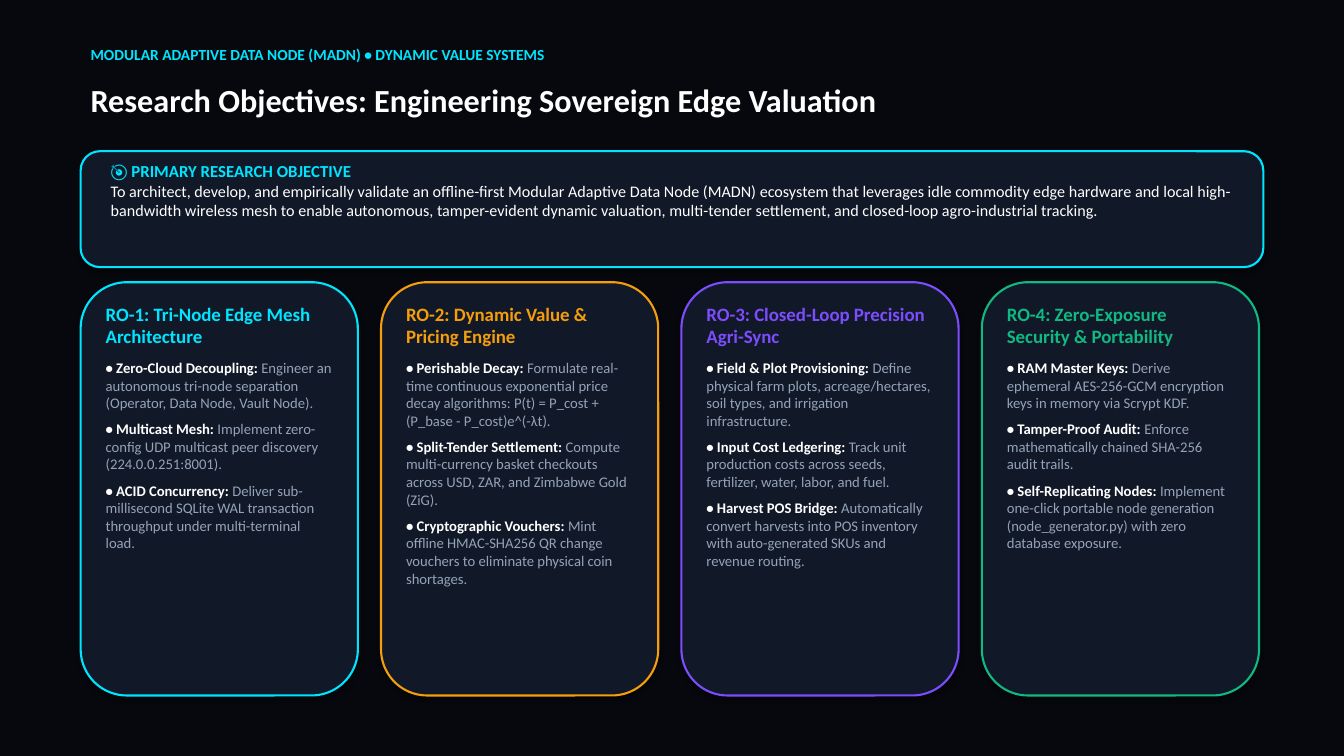
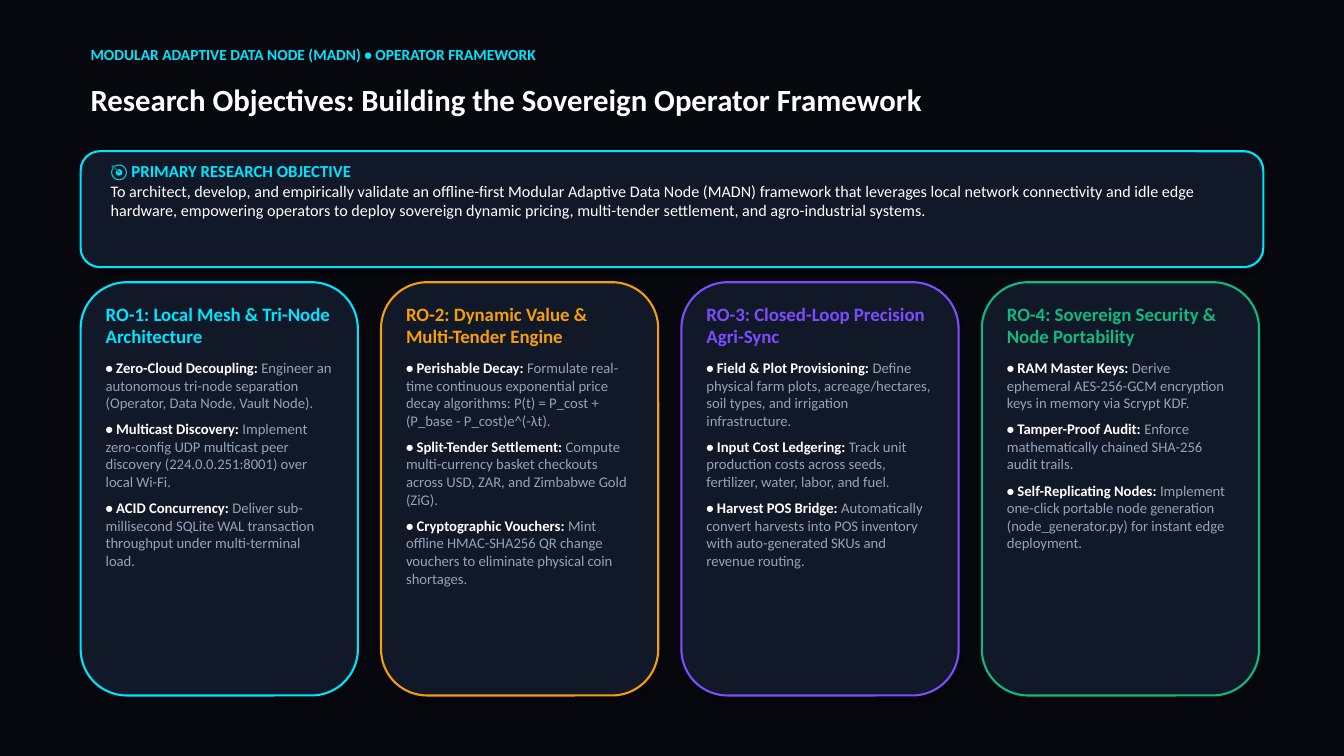
Before and after one commit to pmd742omni/2026-02-15-Sun-2055-Modular-Adaptive-Data-Node--MAD---Node--for-Dynamic-Value-Systems, a slide deck: slide 4 of 01_Documentation_and_Thesis/MADN_Dynamic_Value_Systems_Presentation.pptx. Drawn at 1344x756 pixels with LibreOffice and Linux fonts; fonts in the diff are those of the drawing. Boxes give left, top, right and bottom in pixels: in the first picture for what was removed or moved away, otherwise in the second. Text is boxed around its words. In the diff, an @@ line names an element or a change of style, - is before the commit and + after.

Commit message:
2026-08-27 Thu 0850: Instant Profile Settings Visual Feedback and Refocused Local Operator Presentation (Ukusebenza 1.19.23)

```diff
--- a/01_Documentation_and_Thesis/MADN_Dynamic_Value_Systems_Presentation.pptx
+++ b/01_Documentation_and_Thesis/MADN_Dynamic_Value_Systems_Presentation.pptx
@@ text at (91, 48, 535, 62): text changed @@
-MODULAR ADAPTIVE DATA NODE (MADN) • DYNAMIC VALUE SYSTEMS
+MODULAR ADAPTIVE DATA NODE (MADN) • OPERATOR FRAMEWORK
@@ text at (91, 89, 922, 117): text changed; size 23 to 22 pt @@
-Research Objectives: Engineering Sovereign Edge Valuation
+Research Objectives: Building the Sovereign Operator Framework
@@ text at (111, 185, 1194, 219): text changed @@
-To architect, develop, and empirically validate an offline-first Modular Adaptive Data Node (MADN) ecosystem that leverages idle commodity edge hardware and local high-bandwidth wireless mesh to enable autonomous, tamper-evident dynamic valuation, multi-tender settlement, and closed-loop agro-industrial tracking.
+To architect, develop, and empirically validate an offline-first Modular Adaptive Data Node (MADN) framework that leverages local network connectivity and idle edge hardware, empowering operators to deploy sovereign dynamic pricing, multi-tender settlement, and agro-industrial systems.
@@ text at (106, 307, 329, 343): text changed @@
-RO-1: Tri-Node Edge Mesh Architecture
+RO-1: Local Mesh & Tri-Node Architecture
@@ text at (406, 307, 570, 346): text changed @@
-RO-2: Dynamic Value & Pricing Engine
+RO-2: Dynamic Value & Multi-Tender Engine
@@ text at (1007, 308, 1199, 346): text changed @@
-RO-4: Zero-Exposure Security & Portability
+RO-4: Sovereign Security & Node Portability
@@ text at (106, 423, 307, 487): text changed @@
-• Multicast Mesh: Implement zero-config UDP multicast peer discovery (224.0.0.251:8001).
+• Multicast Discovery: Implement zero-config UDP multicast peer discovery (224.0.0.251:8001) over local Wi-Fi.
@@ text at (1007, 485, 1225, 551): text changed @@
-• Self-Replicating Nodes: Implement one-click portable node generation (node_generator.py) with zero database exposure.
+• Self-Replicating Nodes: Implement one-click portable node generation (node_generator.py) for instant edge deployment.
```
Also in this commit, not shown: 10 other slides changed, 8 other files.
